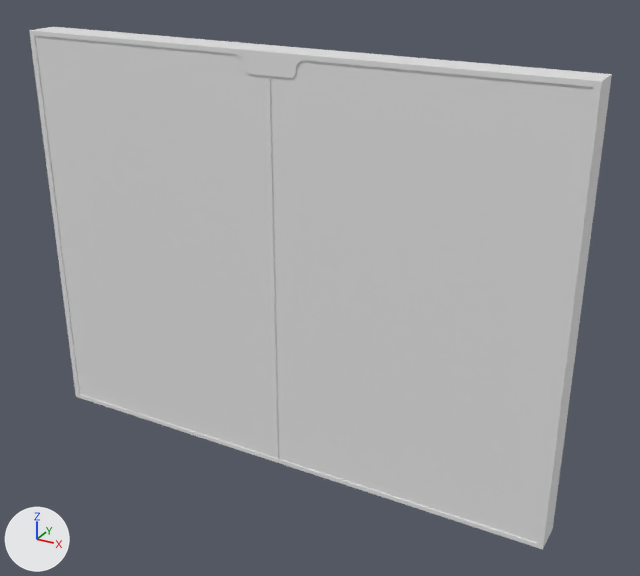
Before and after pictures for a commit that changed the Blender file front-end/IoT Command Center/Assets/Models/MainScreen.blend.
Both versions are drawn from a 50 mm camera at (5.9, -9.66, 4.71) aimed at (0.49, 0.17, -0.2). Lighting does not change. The marker at lower left points along +X, +Y and +Z.

Names of what the first picture shows: 'MainScreen'.
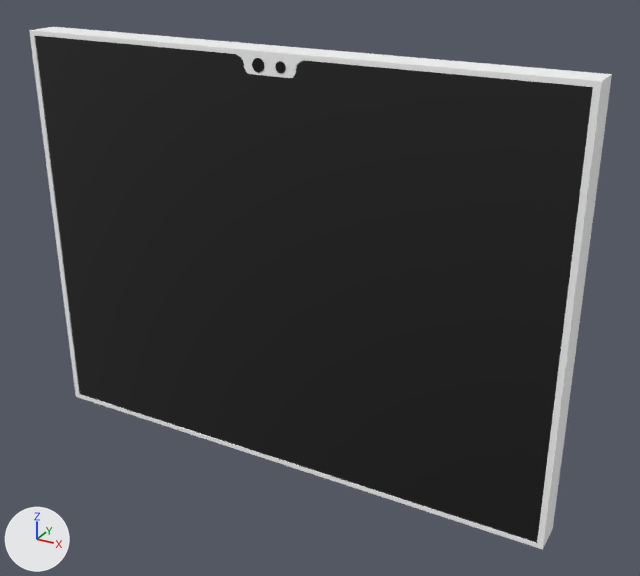
Location of each change, [x1, y1, x2, y2] in pixels of the pictures (640 x 576 px):
part 1 of me_cube_002, added
    after: [252, 58, 264, 72]
part 2 of me_cube_002, added
    after: [275, 61, 286, 73]
part 3 of me_cube_002, built on
    before: [270, 89, 279, 459]
    after: [269, 47, 612, 550]
part 4 of me_cube_002, recoloured (white to black)
    before: [35, 36, 593, 543]
    after: [35, 36, 279, 459]
part 5 of me_cube_002, recoloured
    before: [29, 27, 612, 550]
    after: [29, 27, 287, 463]

What the commit changed:
Material 'Screen' (mat_screen) is new.
Its base color is (0.0, 0.0, 0.0) (black #000000).
Its roughness is 0.0.
Its specular ior level is 0.9.
Material 'Frame' (mat_frame) is new.
Its base color is (1.0, 1.0, 1.0) (white #ffffff).
Material 'Camera' (mat_camera) is new.
Its base color is (0.0, 0.0, 0.0) (black #000000).
me_cube_002 is used by ob_mainscreen; location (0.0, 0.0, 0.0); scale (4.0, 0.237, 3.0).
me_cube_002 had 57 vertices, 43 faces and spanned x -1.0..0.0, y -1.0..1.0, z -1.0..1.0.
me_cube_002 now has 230 vertices, 152 faces and spans x -1.0..1.0, y -1.03..1.0, z -1.0..1.0.
me_cube_002 part 1: a new loose piece of 64 vertices spanning x -0.06..-0.02, y -1.03..-0.92, z 0.91..0.97.
me_cube_002 part 2: a new loose piece of 64 vertices spanning x 0.02..0.06, y -1.03..-0.92, z 0.92..0.97.
Part 3, on me_cube_002:
1 face is deleted.
16 vertices are added at x 0.07..1.0, y -1.0..1.0, z -1.0..1.0.
10 new vertices lie (0.12, 0.0, 0.0) away from vertices in x 0.0, y -1.0..1.0, z -1.0..1.0.
9 new vertices lie (0.86, 0.0, 0.0) away from vertices in x 0.12, y -1.0..1.0, z -1.0..1.0.
10 new vertices lie (0.0, 0.07, 0.0) away from vertices in x 0.07..0.98, y -1.0, z 0.9..0.98.
40 new faces join them, mat_frame (white #ffffff).
2 new faces join them, mat_screen (black #000000).
me_cube_002 part 4: 2 faces spanning x -0.98..0.0, y -0.93, z -0.98..0.98 switch from no material to mat_screen (black #000000).
me_cube_002 part 5: 40 faces spanning x -1.0..0.0, y -1.0..1.0, z -1.0..1.0 switch from no material to mat_frame (white #ffffff).
me_cube_002 now uses material mat_camera (black #000000).
Object 'MainScreen' (ob_mainscreen) loses its MIRROR modifier named 'Mirror'.
Modifier setting removed (it was merge_threshold = 0.0001).
